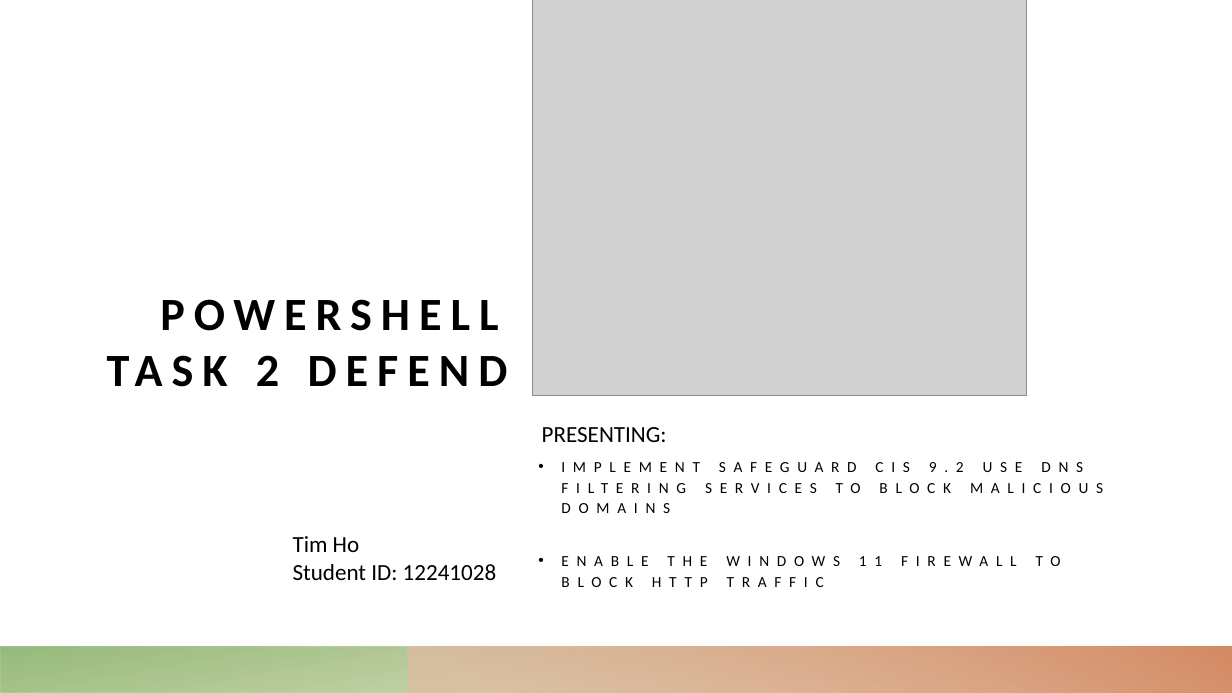
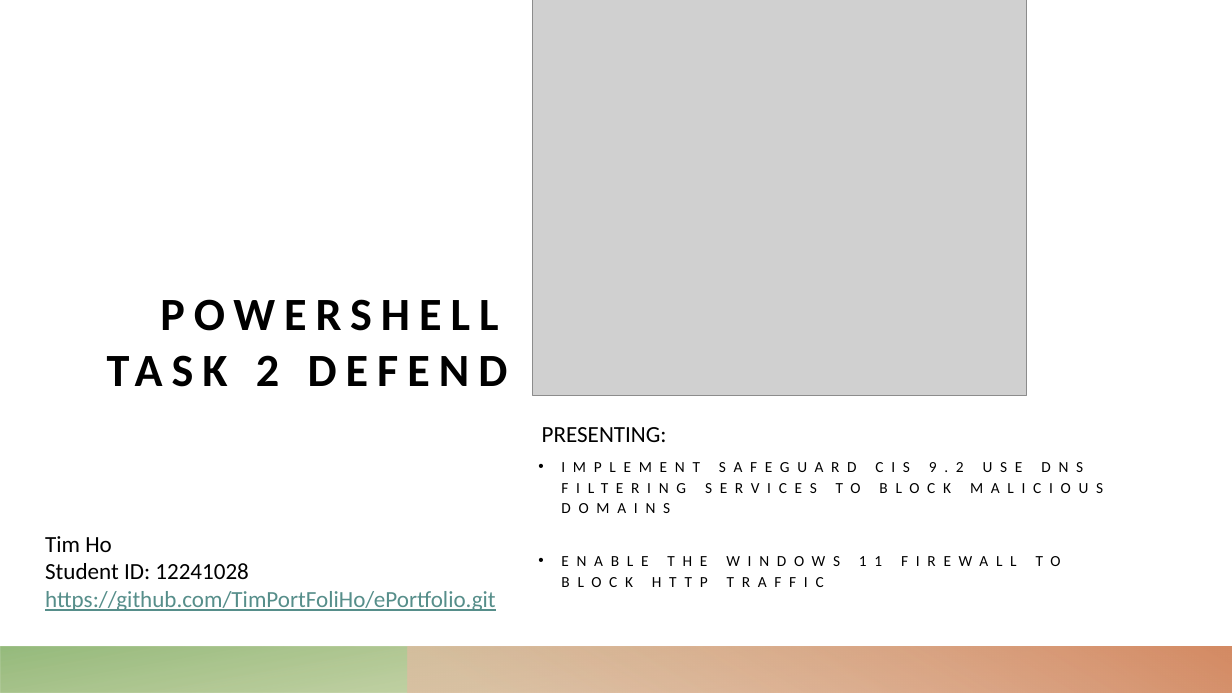
Before and after one commit to TimPortFoliHo/Defend-Task, a slide deck: slide 1 of PowerShell Task 2 Defend.pptx. Drawn at 1232x693 pixels with LibreOffice and Linux fonts; fonts in the diff are those of the drawing; grey boxes stand for pictures. Boxes give left, top, right and bottom in pixels: in the first picture for what was removed or moved away, otherwise in the second. Text is boxed around its words. In the diff, an @@ line names an element or a change of style, - is before the commit and + after.

```diff
--- a/PowerShell Task 2 Defend.pptx
+++ b/PowerShell Task 2 Defend.pptx
@@ text "Tim Ho": place and size @@
-text "Tim Ho" at (293,536,497,580)
+text "Tim Ho" at (45,536,495,611)
@@ text at (45,563,495,611): text changed; text colour #000000 to #568E8A @@
-Student ID: 12241028
+Student ID: 12241028
+https://github.com/TimPortFoliHo/ePortfolio.git
```
Also in this commit, not shown: 2 other files.
